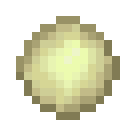
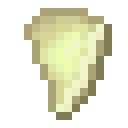
The second (128, 128) image is a revision of the first. Changes to its layers:
added layer "Layer 4" above "Layer 3 copy" over [24,8,112,120]
added layer "Layer 3 copy" above "Layer 3" over [32,16,112,112]
hid "Layer 3" over [16,16,120,120]
